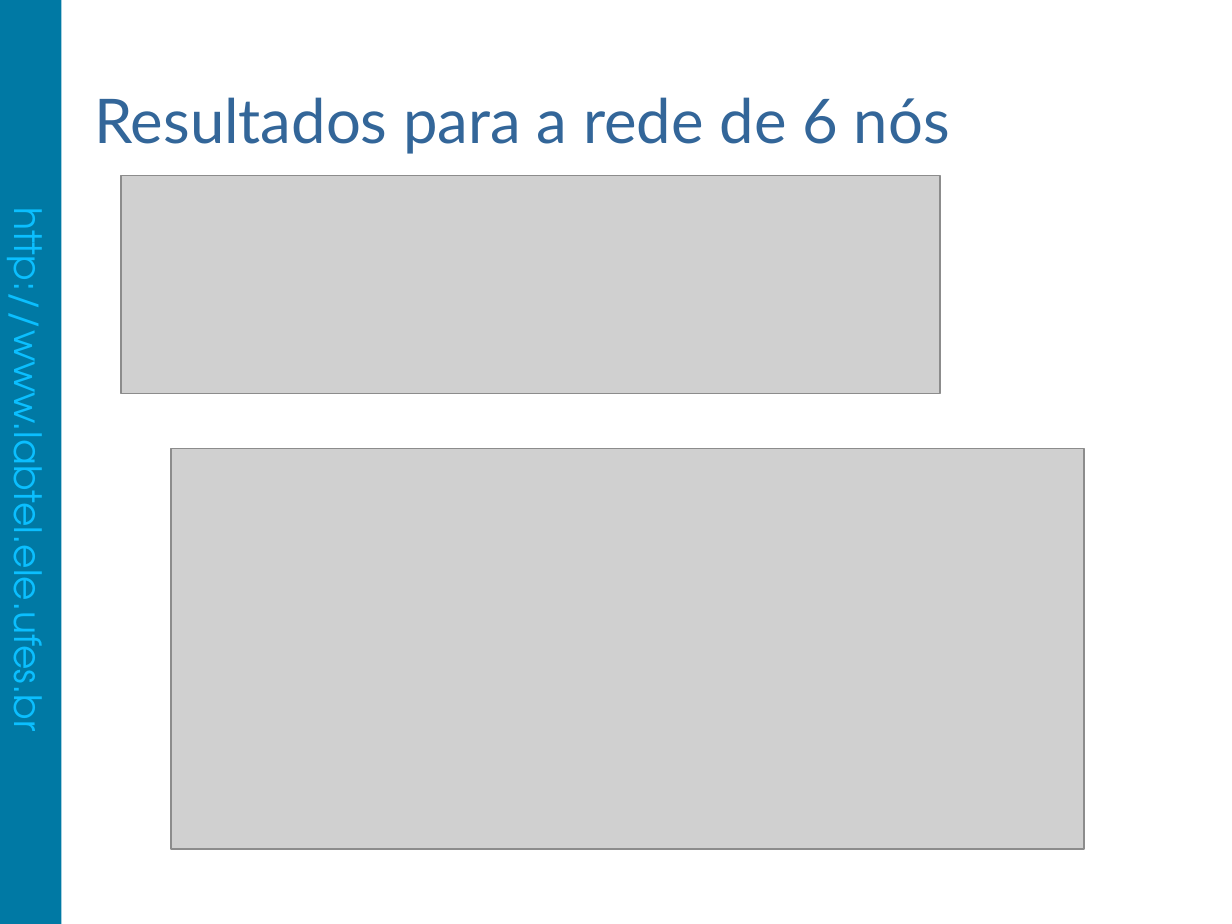
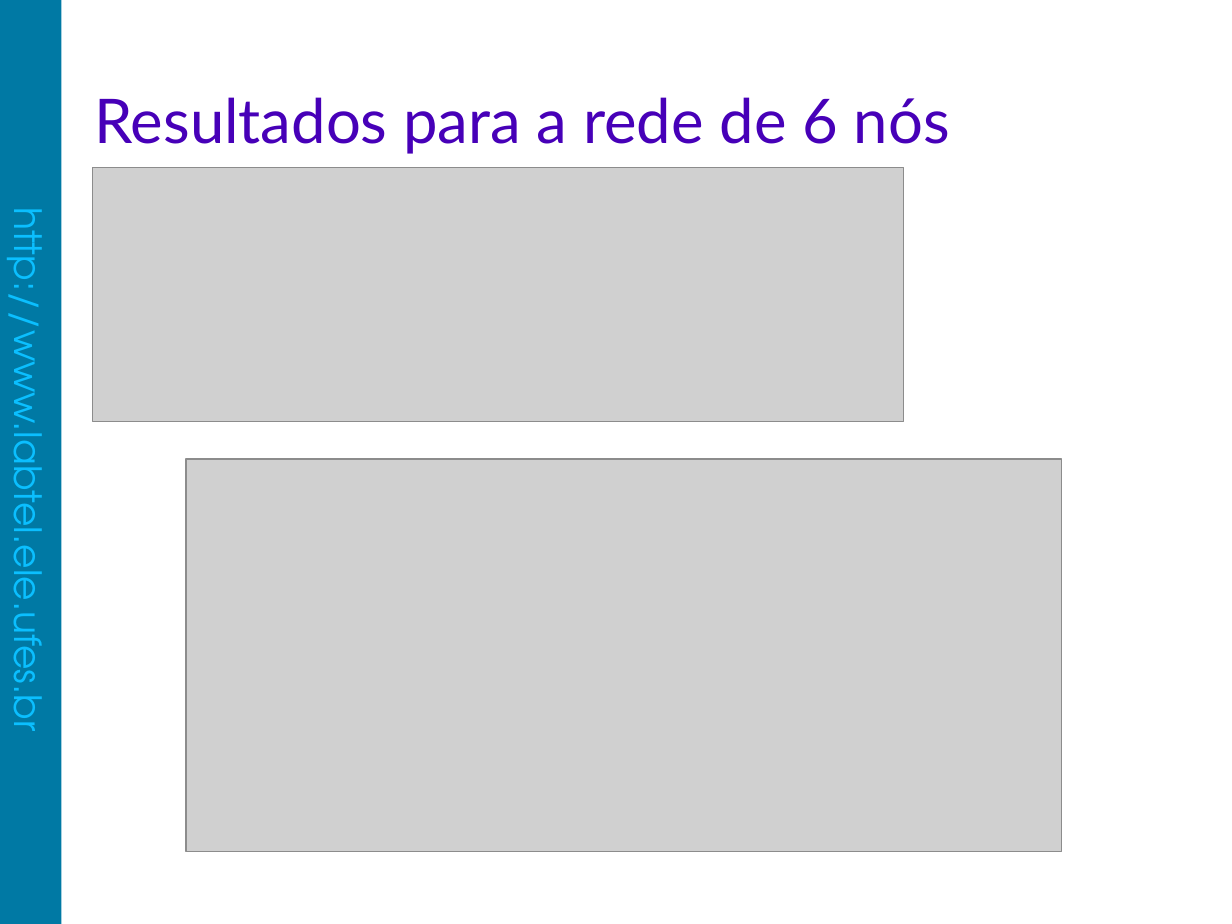
Before and after one commit to fabiolimath/twa, a slide deck: slide 41 of dissertacao/apresentacao/FabioLima-Apresentacao.odp (slide 16 before the commit). Drawn at 1232x924 pixels with LibreOffice and Linux fonts; fonts in the diff are those of the drawing; grey boxes stand for pictures; background and template pictures are left out. Boxes give left, top, right and bottom in pixels: in the first picture for what was removed or moved away, otherwise in the second. Text is boxed around its words. In the diff, an @@ line names an element or a change of style, - is before the commit and + after.

```diff
--- a/dissertacao/apresentacao/FabioLima-Apresentacao.odp
+++ b/dissertacao/apresentacao/FabioLima-Apresentacao.odp
@@ title "Resultados para a rede de ..." at box(94, 97, 950, 154): text colour #336699 to #4700B8 @@
@@ picture: place and size @@
-picture at box(121, 175, 940, 393)
+picture at box(92, 168, 903, 421)
@@ picture: place and size @@
-picture at box(171, 448, 1084, 849)
+picture at box(186, 460, 1062, 853)
```
Also in this commit, not shown: 20 other slides changed, 33 slides added, 5 slides removed, 20 other files.
